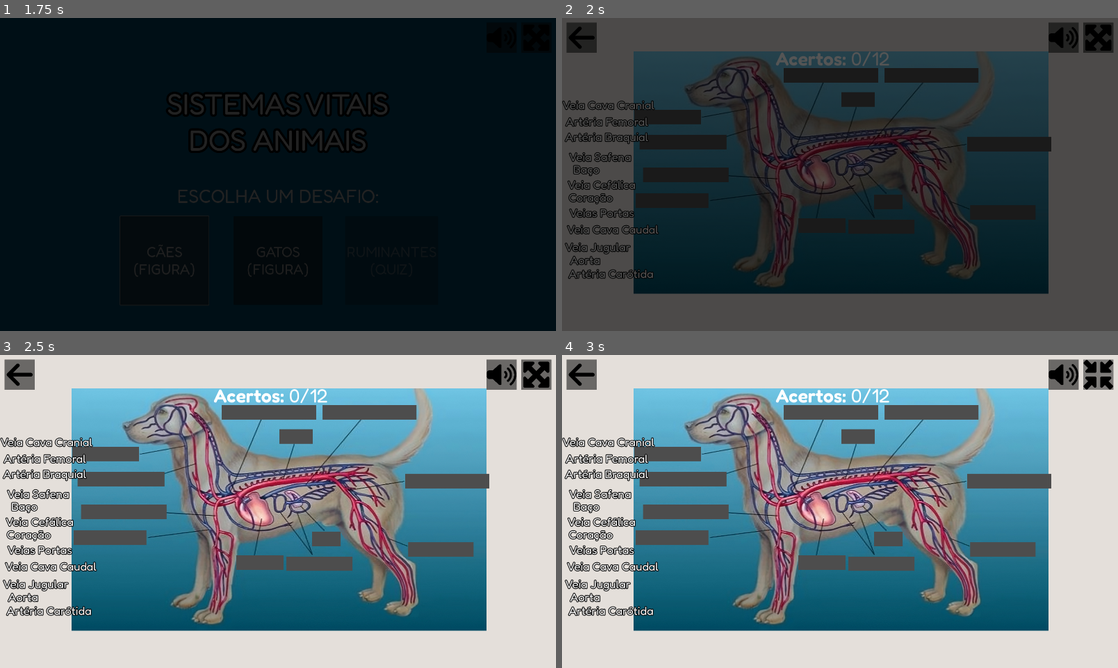
Above: before the commit, frames 1-4 (two rows, left to right).
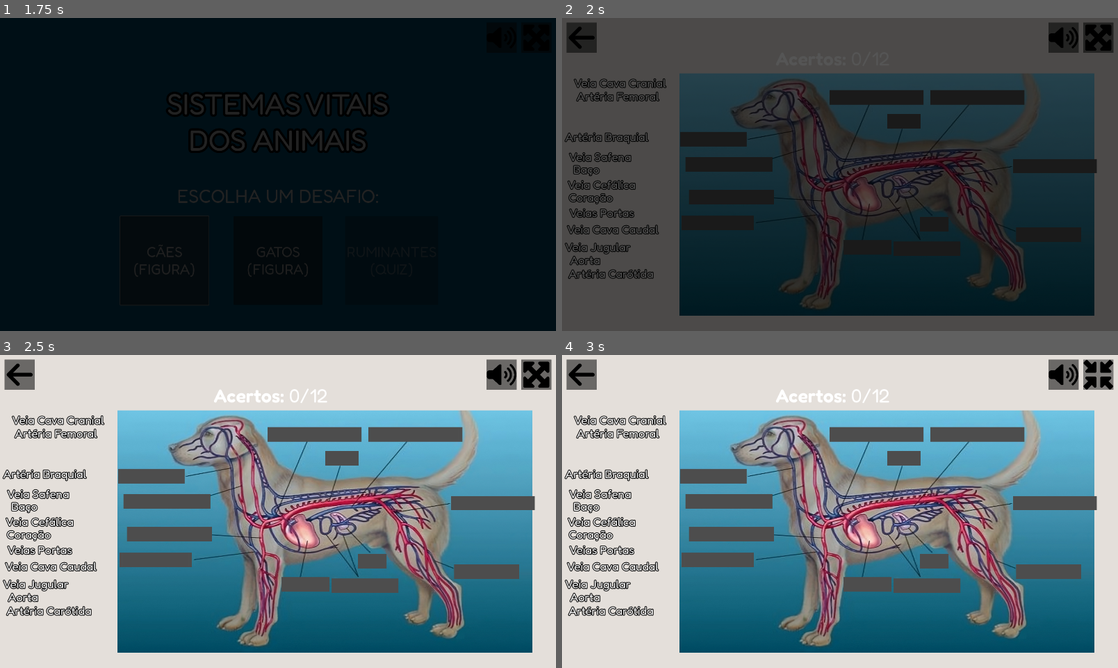
Above: after the commit, the same moments.

Repository: telmotrooper/vet-game
Game: Godot game, scene res://main.tscn
The game is run twice, just before and just after one commit, with the same random seed, the same clock (stepped at 60 frames per second) and the same inputs.
Inputs (mouse positions are in pixels of both pictures, inside the frame that each line leads up to):
- Up to frame 1 (1.75 s): tap Enter at 0.5 s; click "CÃES (FIGURA)" at 1.25 s
- Up to frame 2 (2 s): no input
- Up to frame 3 (2.5 s): click (533, 373) at 2 s
- Up to frame 4 (3 s): click (1095, 373) at 2.75 s

Frame 1 is identical in both runs. In frame 2, 41% of the frame differs, in the area x 0-97%, y 10-96%; in frame 3, 54%; in frame 4, 54%.

Commit message:
moved dog to the side

Diff:
--- a/dog_level/dog_level.tscn
+++ b/dog_level/dog_level.tscn
@@ -40,7 +40,7 @@
 script = ExtResource("4_21gbo")
 
 [node name="DogFigure" type="Sprite2D" parent="Background"]
-position = Vector2(964, 533)
+position = Vector2(1122.4, 609.2)
 scale = Vector2(0.6, 0.6)
 texture = ExtResource("5_utaug")
 
@@ -86,10 +86,10 @@
 [node name="SquareSlot" type="TextureRect" parent="Slots"]
 z_index = -1
 layout_mode = 0
-offset_left = 250.0
-offset_top = 317.0
-offset_right = 480.0
-offset_bottom = 367.0
+offset_left = 408.4
+offset_top = 393.2
+offset_right = 638.4
+offset_bottom = 443.2
 texture = ExtResource("10_10lmo")
 expand_mode = 1
 script = ExtResource("11_suqmt")
@@ -98,10 +98,10 @@
 [node name="SquareSlot2" type="TextureRect" parent="Slots"]
 z_index = -1
 layout_mode = 0
-offset_left = 268.0
-offset_top = 404.0
-offset_right = 568.0
-offset_bottom = 454.0
+offset_left = 426.4
+offset_top = 480.2
+offset_right = 726.4
+offset_bottom = 530.2
 texture = ExtResource("10_10lmo")
 expand_mode = 1
 script = ExtResource("11_suqmt")
@@ -110,10 +110,10 @@
 [node name="SquareSlot3" type="TextureRect" parent="Slots"]
 z_index = -1
 layout_mode = 0
-offset_left = 280.0
-offset_top = 517.0
-offset_right = 575.0
-offset_bottom = 567.0
+offset_left = 438.4
+offset_top = 593.2
+offset_right = 733.4
+offset_bottom = 643.2
 texture = ExtResource("10_10lmo")
 expand_mode = 1
 script = ExtResource("11_suqmt")
@@ -122,10 +122,10 @@
 [node name="SquareSlot4" type="TextureRect" parent="Slots"]
 z_index = -1
 layout_mode = 0
-offset_left = 255.0
-offset_top = 606.0
-offset_right = 505.0
-offset_bottom = 656.0
+offset_left = 413.4
+offset_top = 682.2
+offset_right = 663.4
+offset_bottom = 732.2
 texture = ExtResource("10_10lmo")
 expand_mode = 1
 script = ExtResource("11_suqmt")
@@ -134,10 +134,10 @@
 [node name="SquareSlot5" type="TextureRect" parent="Slots"]
 z_index = -1
 layout_mode = 0
-offset_left = 815.0
-offset_top = 691.0
-offset_right = 980.0
-offset_bottom = 741.0
+offset_left = 973.4
+offset_top = 767.2
+offset_right = 1138.4
+offset_bottom = 817.2
 texture = ExtResource("10_10lmo")
 expand_mode = 1
 script = ExtResource("11_suqmt")
@@ -146,10 +146,10 @@
 [node name="SquareSlot6" type="TextureRect" parent="Slots"]
 z_index = -1
 layout_mode = 0
-offset_left = 988.0
-offset_top = 695.0
-offset_right = 1218.0
-offset_bottom = 745.0
+offset_left = 1146.4
+offset_top = 771.2
+offset_right = 1376.4
+offset_bottom = 821.2
 texture = ExtResource("10_10lmo")
 expand_mode = 1
 script = ExtResource("11_suqmt")
@@ -158,10 +158,10 @@
 [node name="SquareSlot7" type="TextureRect" parent="Slots"]
 z_index = -1
 layout_mode = 0
-offset_left = 1077.0
-offset_top = 610.0
-offset_right = 1177.0
-offset_bottom = 660.0
+offset_left = 1235.4
+offset_top = 686.2
+offset_right = 1335.4
+offset_bottom = 736.2
 texture = ExtResource("10_10lmo")
 expand_mode = 1
 script = ExtResource("11_suqmt")
@@ -170,10 +170,10 @@
 [node name="SquareSlot8" type="TextureRect" parent="Slots"]
 z_index = -1
 layout_mode = 0
-offset_left = 1410.0
-offset_top = 646.0
-offset_right = 1635.0
-offset_bottom = 696.0
+offset_left = 1568.4
+offset_top = 722.2
+offset_right = 1793.4
+offset_bottom = 772.2
 texture = ExtResource("10_10lmo")
 expand_mode = 1
 script = ExtResource("11_suqmt")
@@ -182,10 +182,10 @@
 [node name="SquareSlot9" type="TextureRect" parent="Slots"]
 z_index = -1
 layout_mode = 0
-offset_left = 1399.0
-offset_top = 410.0
-offset_right = 1689.0
-offset_bottom = 460.0
+offset_left = 1557.4
+offset_top = 486.2
+offset_right = 1847.4
+offset_bottom = 536.2
 texture = ExtResource("10_10lmo")
 expand_mode = 1
 script = ExtResource("11_suqmt")
@@ -194,10 +194,10 @@
 [node name="SquareSlot10" type="TextureRect" parent="Slots"]
 z_index = -1
 layout_mode = 0
-offset_left = 1114.0
-offset_top = 173.0
-offset_right = 1439.0
-offset_bottom = 223.0
+offset_left = 1272.4
+offset_top = 249.2
+offset_right = 1597.4
+offset_bottom = 299.2
 texture = ExtResource("10_10lmo")
 expand_mode = 1
 script = ExtResource("11_suqmt")
@@ -206,10 +206,10 @@
 [node name="SquareSlot11" type="TextureRect" parent="Slots"]
 z_index = -1
 layout_mode = 0
-offset_left = 965.0
-offset_top = 256.0
-offset_right = 1080.0
-offset_bottom = 306.0
+offset_left = 1123.4
+offset_top = 332.2
+offset_right = 1238.4
+offset_bottom = 382.2
 texture = ExtResource("10_10lmo")
 expand_mode = 1
 script = ExtResource("11_suqmt")
@@ -218,10 +218,10 @@
 [node name="SquareSlot12" type="TextureRect" parent="Slots"]
 z_index = -1
 layout_mode = 0
-offset_left = 766.0
-offset_top = 173.0
-offset_right = 1091.0
-offset_bottom = 223.0
+offset_left = 924.4
+offset_top = 249.2
+offset_right = 1249.4
+offset_bottom = 299.2
 texture = ExtResource("10_10lmo")
 expand_mode = 1
 script = ExtResource("11_suqmt")
@@ -240,10 +240,10 @@
 script = ExtResource("14_ni0bv")
 
 [node name="ArteriaFemoral" type="Label" parent="Pieces"]
-offset_left = 13.0
-offset_top = 333.0
-offset_right = 297.0
-offset_bottom = 382.0
+offset_left = 51.0
+offset_top = 246.0
+offset_right = 335.0
+offset_bottom = 295.0
 mouse_filter = 1
 text = "Artéria Femoral"
 horizontal_alignment = 1
@@ -340,10 +340,10 @@
 script = ExtResource("14_ni0bv")
 
 [node name="VeiaCavaCranial" type="Label" parent="Pieces"]
-offset_left = 1.0
-offset_top = 276.0
-offset_right = 319.0
-offset_bottom = 325.0
+offset_left = 41.0
+offset_top = 200.0
+offset_right = 359.0
+offset_bottom = 249.0
 mouse_filter = 1
 text = "Veia Cava Cranial"
 horizontal_alignment = 1
Binary file added: dog_level/dog_notext.png
Not shown, added: dog_level/dog_notext.png.import
